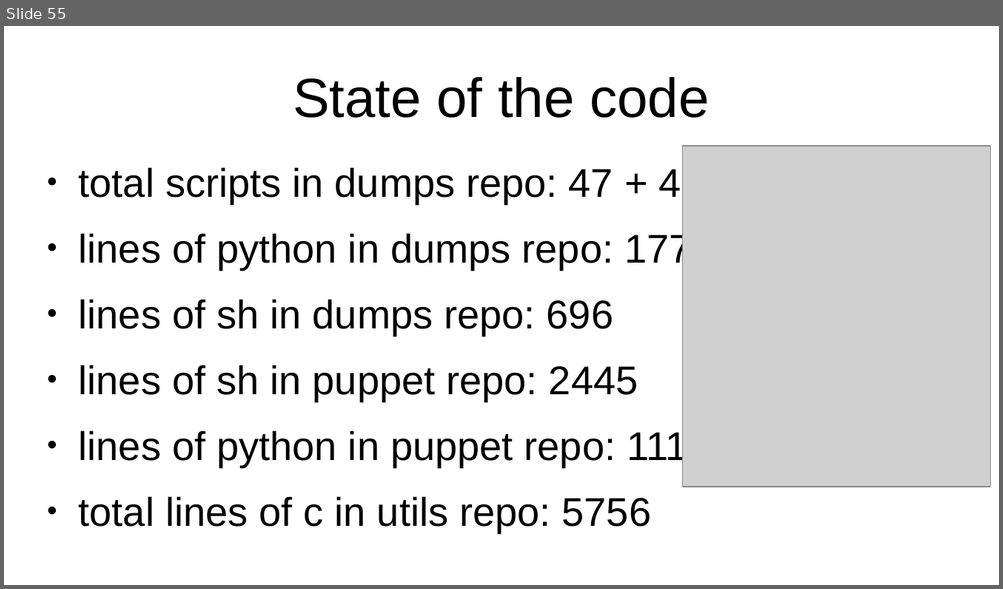
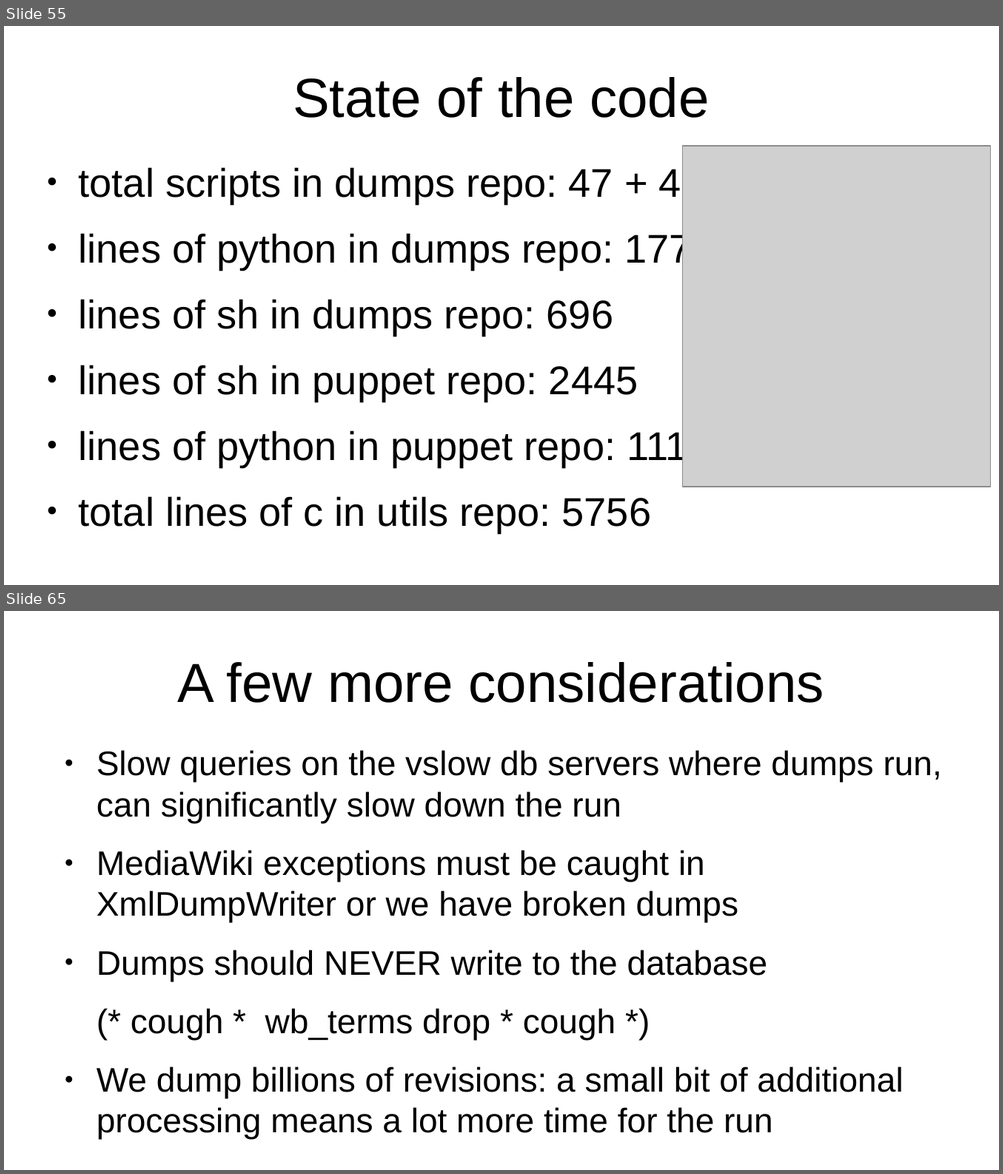
Before and after one commit to apergos/wikitalks, a slide deck: dumps-9-years-compressed.odp. Shown one above the other, each under a label of ours: slide 55 before the commit, slides 55 and 65 after it; the slides between them are not shown. The pictures are 1003x589 and 1003x1174 pixels, drawn with LibreOffice and Linux fonts; fonts in the diff are those of the drawing; grey boxes stand for pictures. Boxes give left, top, right and bottom in pixels: in the first picture for what was removed or moved away, otherwise in the second. Text is boxed around its words. In the diff, an @@ line names an element or a change of style, - is before the commit and + after.

Commit message:
update the dumps talk with a little (very little) info about internals

```diff
--- a/dumps-9-years-compressed.odp
+++ b/dumps-9-years-compressed.odp
@@ slide 65 added at [4,611,999,1170], background #FFFFFF @@
@@ title added at [178,662,824,703], 44 pt, text #000000 @@
+A few more considerations
@@ text added at [96,750,942,1139], 27.2 pt, text #000000 @@
+● Slow queries on the vslow db servers where dumps run, can significantly slow down the run
+● MediaWiki exceptions must be caught in XmlDumpWriter or we have broken dumps
+● Dumps should NEVER write to the database
+(* cough * wb_terms drop * cough *)
+● We dump billions of revisions: a small bit of additional processing means a lot more time for the run
```
Also in this commit, not shown: 11 slides changed, 12 other slides added.
